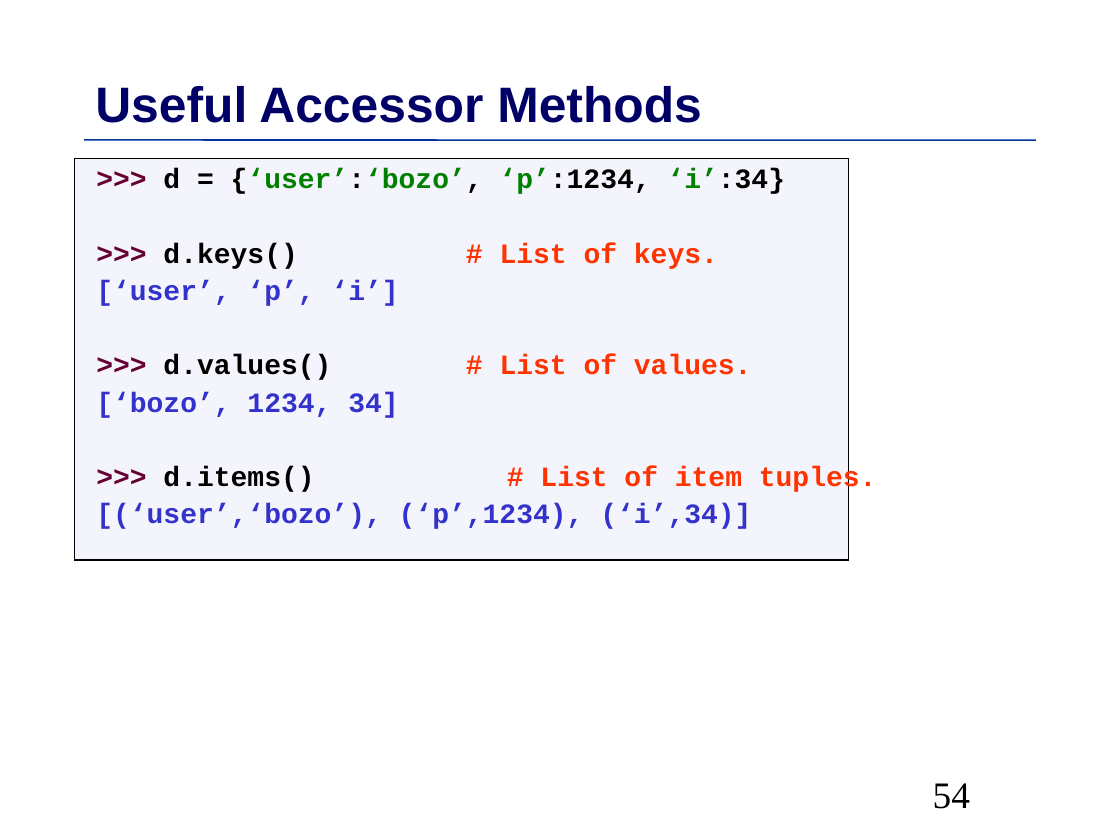
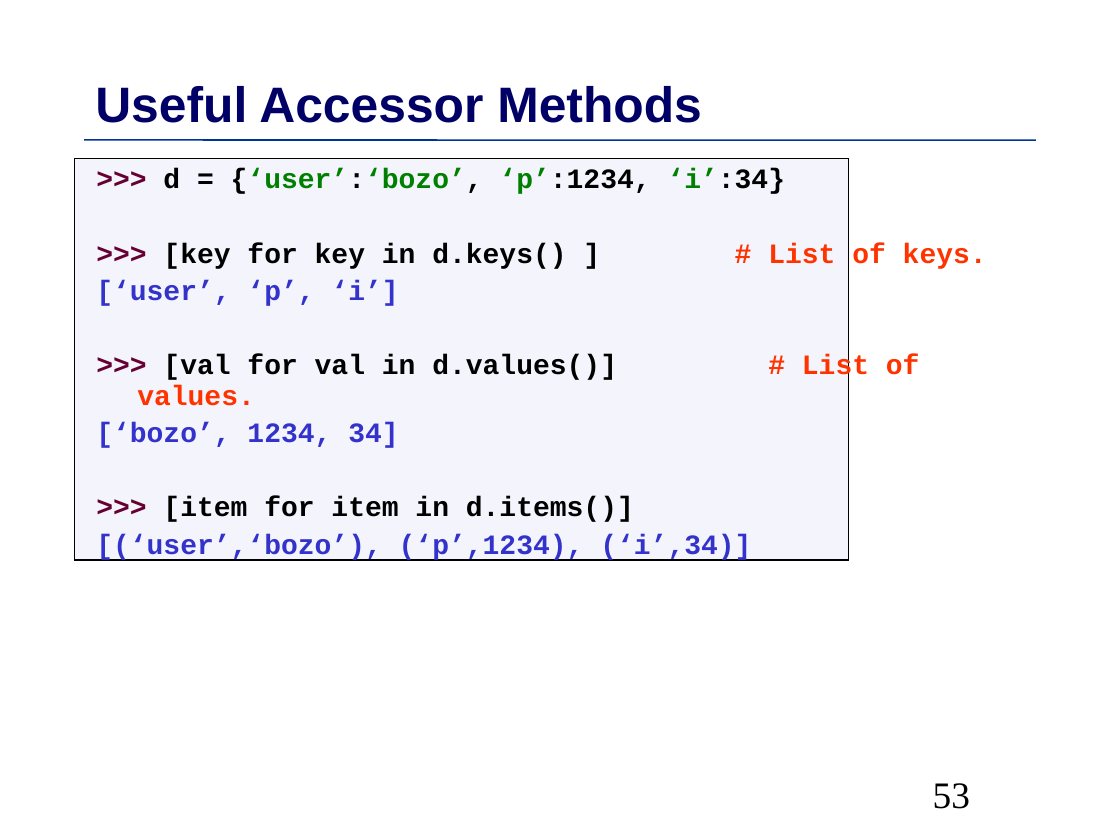
Before and after one commit to MPIDS/Python-Course, a slide deck: slide 53 of 01-basics/Talk/Python-Introduction.odp (slide 54 before the commit). Drawn at 1120x840 pixels with LibreOffice and Linux fonts; fonts in the diff are those of the drawing. Boxes give left, top, right and bottom in pixels: in the first picture for what was removed or moved away, otherwise in the second. Text is boxed around its words. In the diff, an @@ line names an element or a change of style, - is before the commit and + after.

```diff
--- a/01-basics/Talk/Python-Introduction.odp
+++ b/01-basics/Talk/Python-Introduction.odp
@@ text at (x1=163, y1=243, x2=987, y2=269): text changed; text colour #FF3300 to #000000 @@
->>> d.keys() # List of keys.
+>>> [key for key in d.keys() ] # List of keys.
@@ text at (x1=137, y1=355, x2=617, y2=406): text changed; text colour #FF3300 to #000000 @@
->>> d.values() # List of values.
+>>> [val for val in d.values()] # List of values.
@@ text at (x1=163, y1=497, x2=634, y2=522): text changed; text colour #FF3300 to #000000 @@
->>> d.items() # List of item tuples.
+>>> [item for item in d.items()]
@@ page number at (x1=933, y1=783, x2=970, y2=809): text changed @@
-54
+53
```
Also in this commit, not shown: 46 other slides changed, 1 slide added, 1 slide removed.
